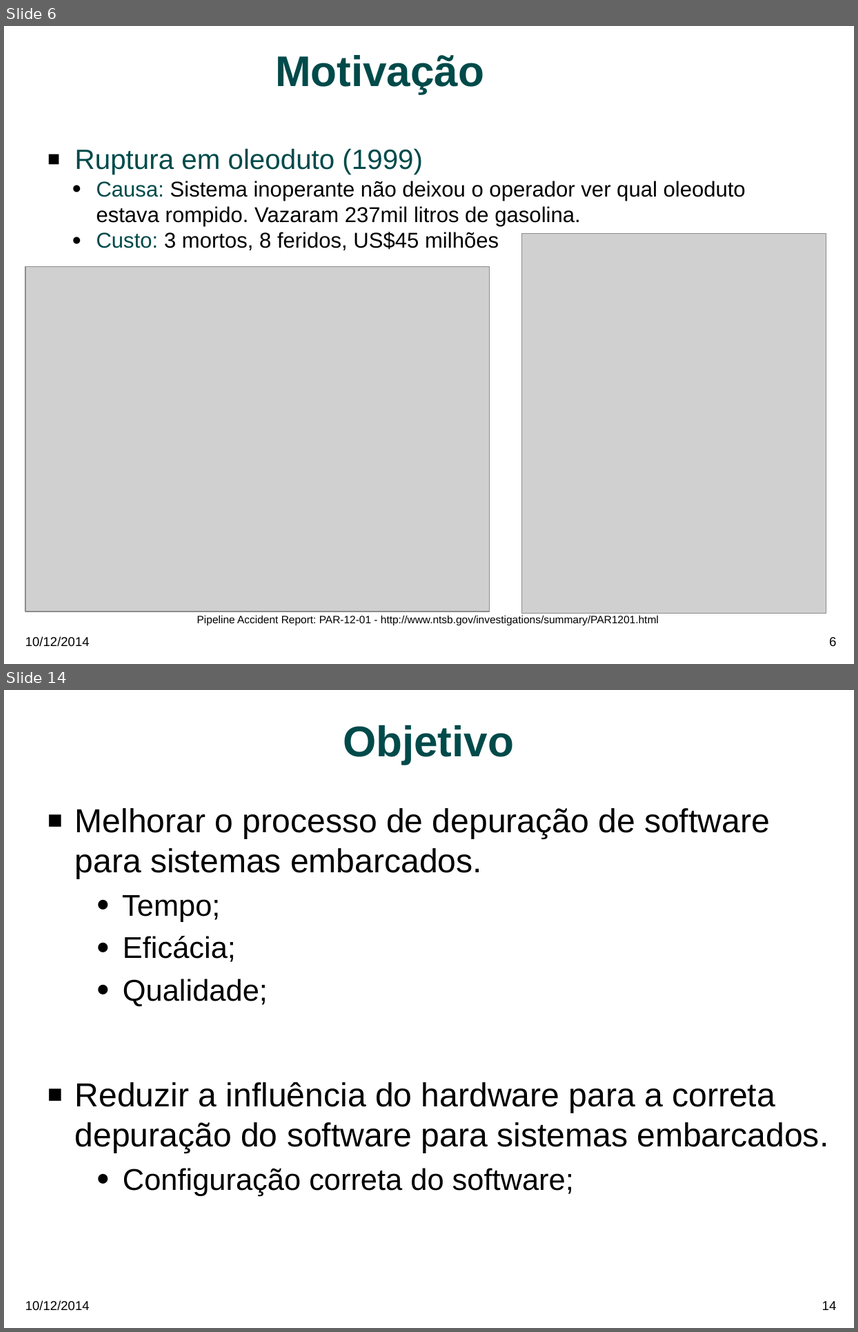
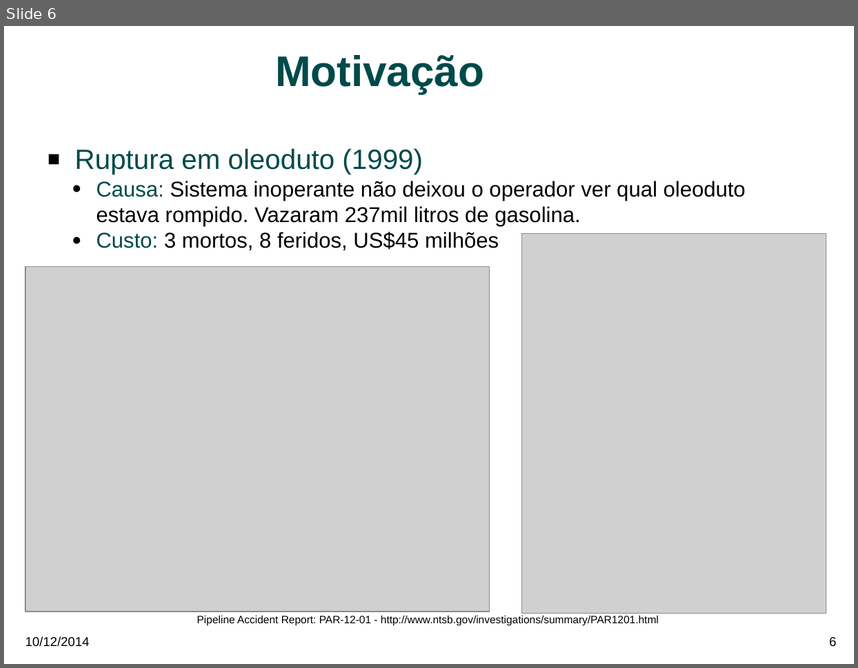
Before and after one commit to MohammedAbosaeeda/mestrado, a slide deck: mestrado_rita_soldi.odp. Shown one above the other, each under a label of ours: slides 6 and 14 before the commit, slide 6 after it; the slides between them are not shown. The pictures are 858x1332 and 858x668 pixels, drawn with LibreOffice and Linux fonts; fonts in the diff are those of the drawing; grey boxes stand for pictures; background and template pictures are left out. Boxes give left, top, right and bottom in pixels: in the first picture for what was removed or moved away, otherwise in the second. Text is boxed around its words. In the diff, an @@ line names an element or a change of style, - is before the commit and + after.

```diff
--- a/mestrado_rita_soldi.odp
+++ b/mestrado_rita_soldi.odp
@@ slide 14 removed at [4, 690, 854, 1328], background #FFFFFF; not listed: 2 template elements that a slide beside it also shows @@
@@ title removed at [343, 725, 514, 764] @@
-Objetivo
@@ text removed at [75, 808, 829, 1196] @@
-■ Melhorar o processo de depuração de software para sistemas embarcados.
-    ● Tempo;
-    ● Eficácia;
-    ● Qualidade;
-■ Reduzir a influência do hardware para a correta depuração do software para sistemas embarcados.
-    ● Configuração correta do software;
```
Also in this commit, not shown: 8 slides changed, 3 slides added, 15 other slides removed, 5 other files.
